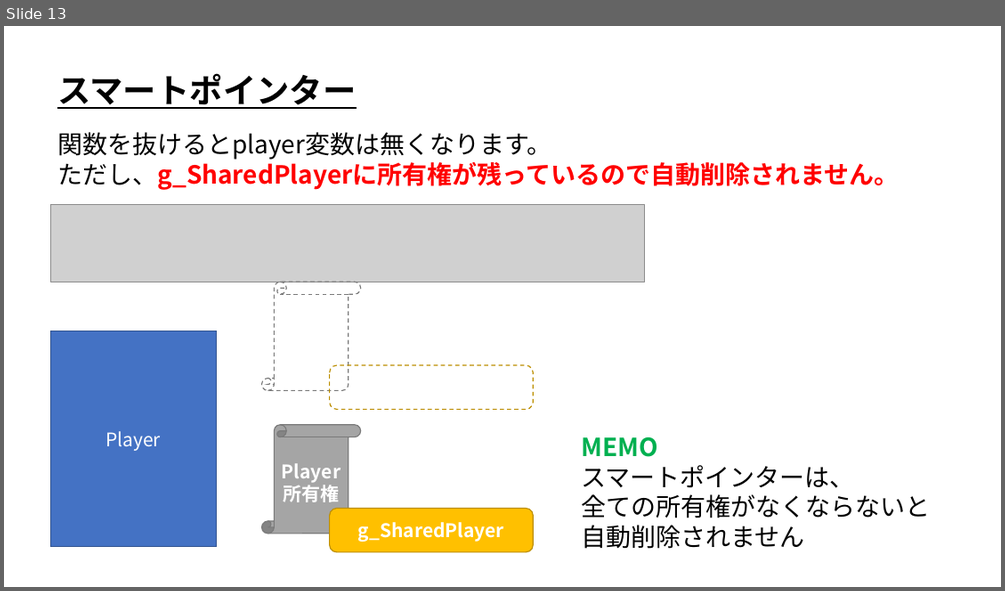
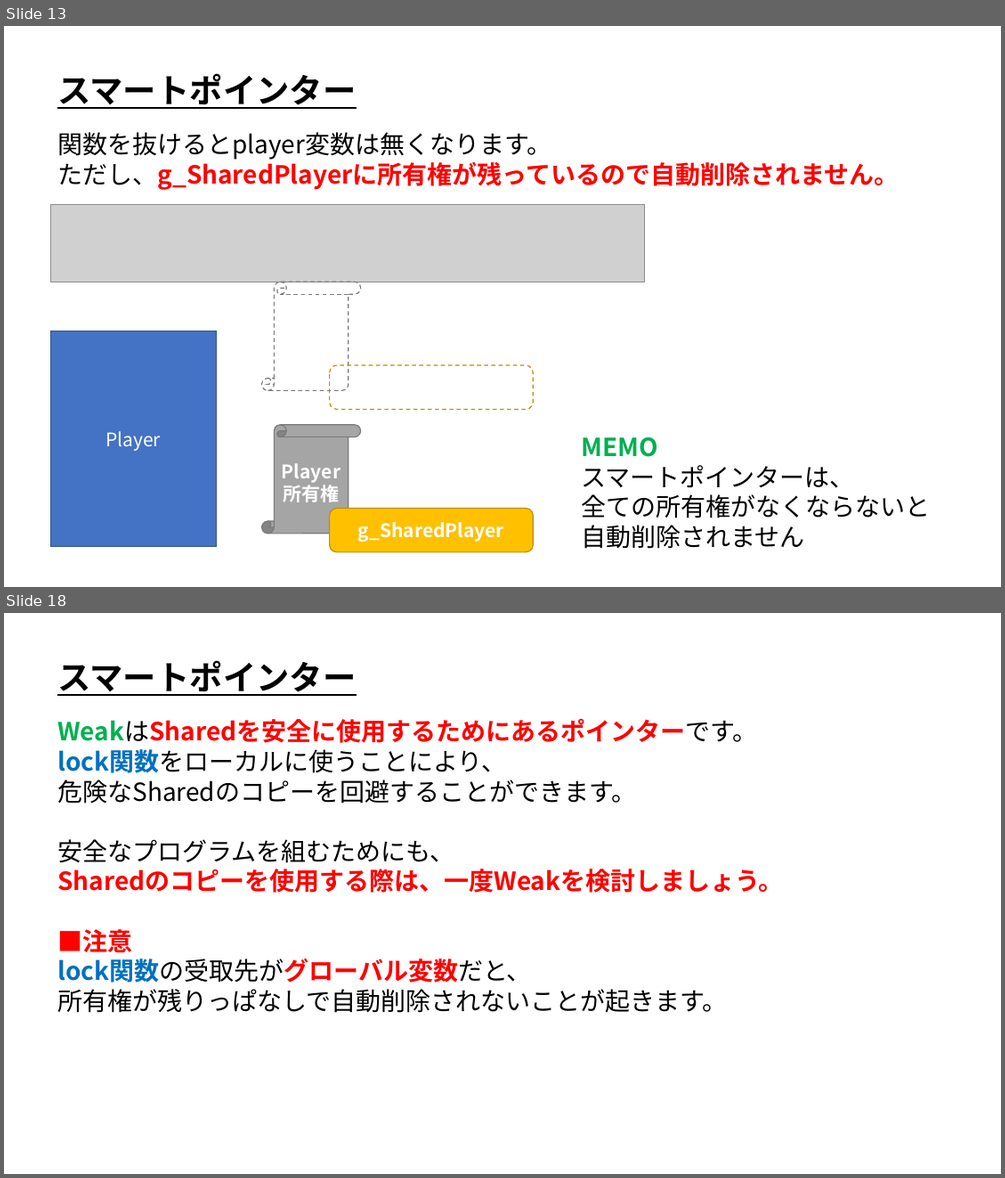
Before and after one commit to ArakiYusuke-Ohara/Textbook, a slide deck: ゲーム科1年/01_後期/プログラミングⅢ/23_スマートポインタ.pptx. Shown one above the other, each under a label of ours: slide 13 before the commit, slides 13 and 18 after it; the slides between them are not shown. The pictures are 1005x591 and 1005x1178 pixels, drawn with LibreOffice and Linux fonts; fonts in the diff are those of the drawing; grey boxes stand for pictures. Boxes give left, top, right and bottom in pixels: in the first picture for what was removed or moved away, otherwise in the second. Text is boxed around its words. In the diff, an @@ line names an element or a change of style, - is before the commit and + after.

Commit message:
スマートポインタ完成

```diff
--- a/ゲーム科1年/01_後期/プログラミングⅢ/23_スマートポインタ.pptx
+++ b/ゲーム科1年/01_後期/プログラミングⅢ/23_スマートポインタ.pptx
@@ slide 18 added at box(4, 613, 1001, 1174), background #FFFFFF @@
@@ text added at box(57, 660, 356, 696), 32 pt, text #000000, bold, underline @@
+スマートポインター
@@ text added at box(57, 718, 783, 1013), 24 pt, text #000000 @@
+WeakはSharedを安全に使用するためにあるポインターです。
+lock関数をローカルに使うことにより、
+危険なSharedのコピーを回避することができます。
+安全なプログラムを組むためにも、
+Sharedのコピーを使用する際は、一度Weakを検討しましょう。
+■注意
+lock関数の受取先がグローバル変数だと、
+所有権が残りっぱなしで自動削除されないことが起きます。
```
Also in this commit, not shown: 5 other slides added, 1 other file.
